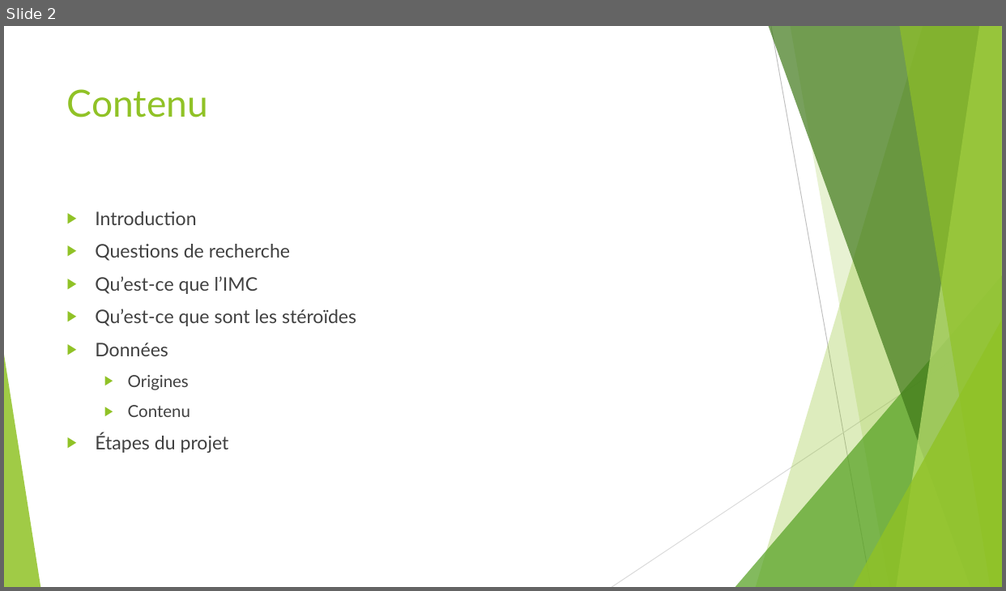
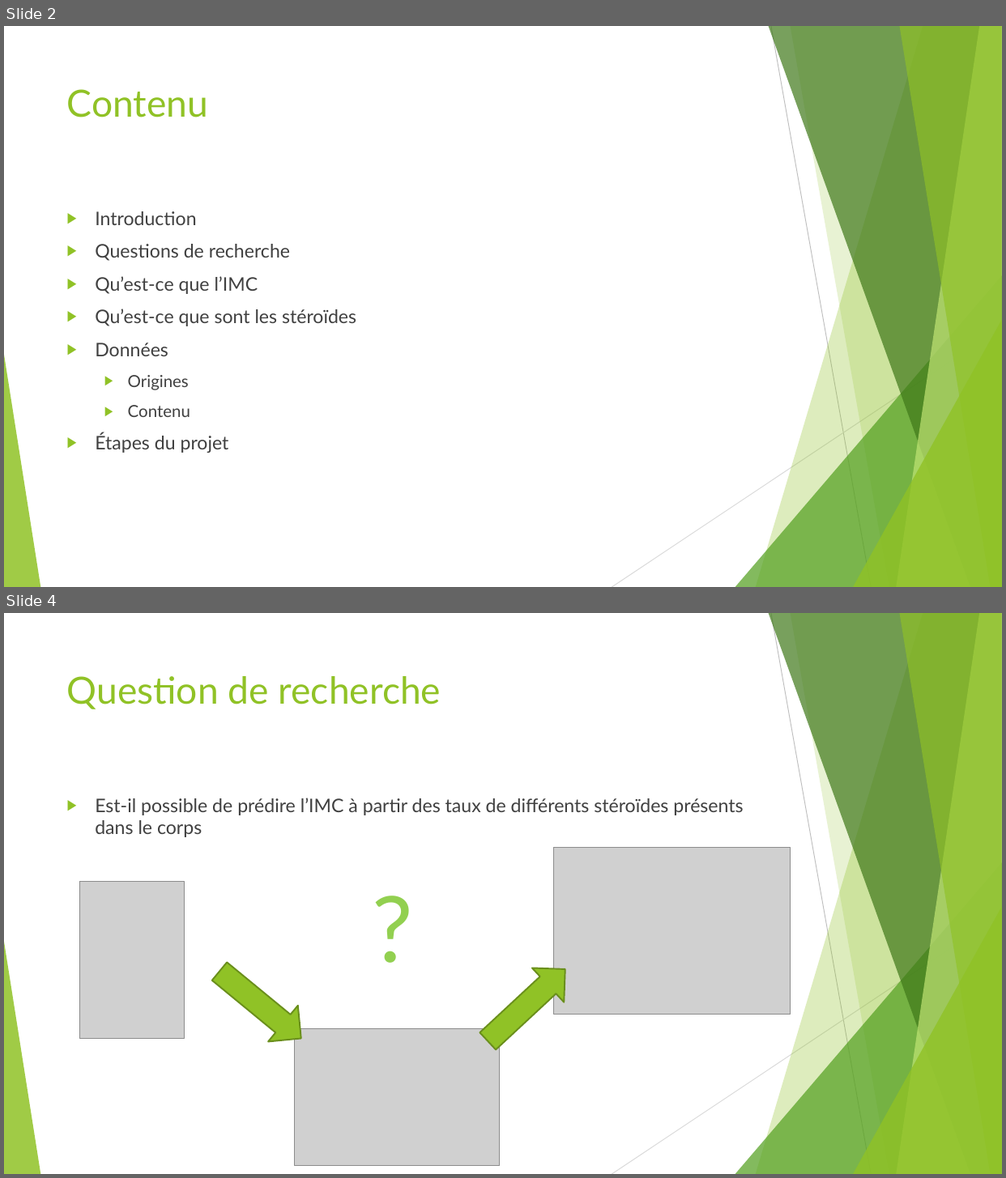
Before and after one commit to simon-baehler/LFA-Steroide, a slide deck: Presentations/Intermediaire/LFA_Baehler_Schowing_Intermédiaire.pptx. Shown one above the other, each under a label of ours: slide 2 before the commit, slides 2 and 4 after it; the slides between them are not shown. The pictures are 1006x591 and 1006x1178 pixels, drawn with LibreOffice and Linux fonts; fonts in the diff are those of the drawing; grey boxes stand for pictures. Boxes give left, top, right and bottom in pixels: in the first picture for what was removed or moved away, otherwise in the second. Text is boxed around its words. In the diff, an @@ line names an element or a change of style, - is before the commit and + after.

```diff
--- a/Presentations/Intermediaire/LFA_Baehler_Schowing_Intermédiaire.pptx
+++ b/Presentations/Intermediaire/LFA_Baehler_Schowing_Intermédiaire.pptx
@@ slide 4 added at (4, 613, 1002, 1174), background #FFFFFF; not listed: 10 template elements that a slide beside it also shows @@
@@ title added at (67, 676, 441, 709), 36 pt, text #90C226 @@
+Question de recherche
@@ text added at (95, 798, 743, 837), 18 pt, text #404040 @@
+▶ Est-il possible de prédire l’IMC à partir des taux de différents stéroïdes présents dans le corps
@@ picture added at (554, 847, 791, 1014) @@
@@ text added at (364, 867, 424, 986), 88 pt, text #92D050 @@
+?
@@ picture added at (79, 881, 185, 1038) @@
@@ right arrow added at (471, 952, 581, 1059), fill #90C226, outline #6B901C 1.5 pt @@
@@ right arrow added at (205, 954, 316, 1057), fill #90C226, outline #6B901C 1.5 pt @@
@@ picture added at (295, 1029, 500, 1166) @@
```
Also in this commit, not shown: 4 slides changed, 5 other slides added, 3 slides removed.
